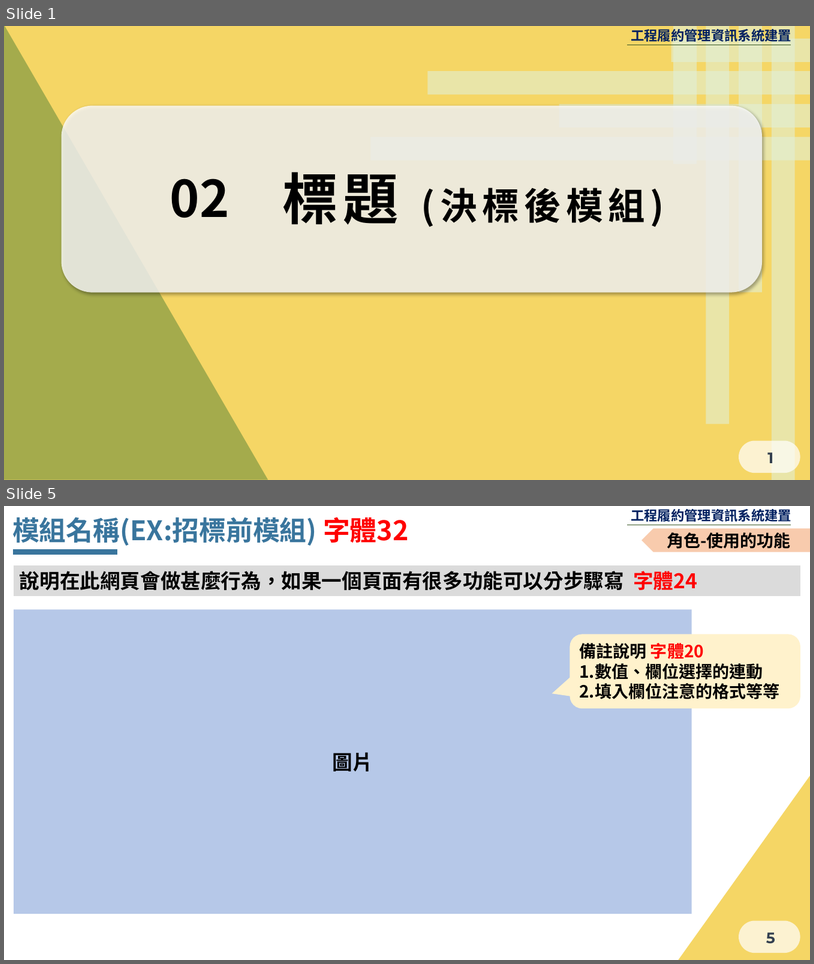
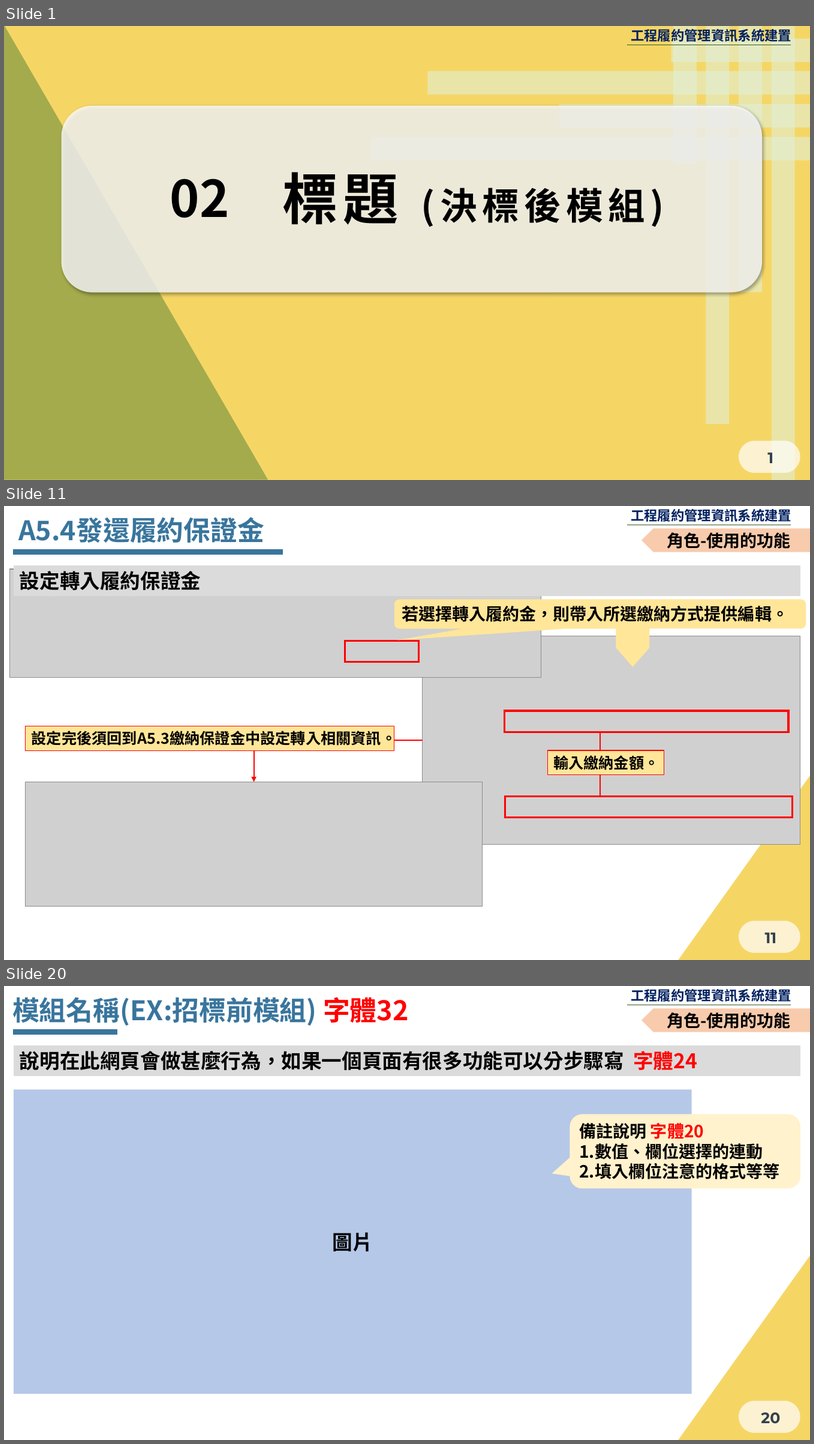
Before and after one commit to Menigo/SunriseDocument, a slide deck: 決標後.pptx. Shown one above the other, each under a label of ours: slides 1 and 5 before the commit, slides 1, 11 and 20 after it; the slides between them are not shown. The pictures are 814x964 and 814x1444 pixels, drawn with LibreOffice and Linux fonts; fonts in the diff are those of the drawing; grey boxes stand for pictures; background and template pictures are left out. Boxes give left, top, right and bottom in pixels: in the first picture for what was removed or moved away, otherwise in the second. Text is boxed around its words. In the diff, an @@ line names an element or a change of style, - is before the commit and + after.

```diff
--- a/決標後.pptx
+++ b/決標後.pptx
@@ slide 11 added at [4,506,810,960], background #F5D665; not listed: 8 template elements that a slide beside it also shows @@
@@ text added at [18,517,264,543], 32 pt, text #39759D, bold @@
+A5.4發還履約保證金
@@ pentagon arrow added at [642,528,810,552], fill #F8CBAD, 20 pt, text #000000, bold @@
+角色-使用的功能
@@ line added from (13, 552) to (283, 552), #39759D 6 pt @@
@@ picture added at [10,569,542,677] @@
@@ rectangle added at [14,565,801,595], fill #DBDBDB, 24 pt, text #000000, bold @@
+設定轉入履約保證金
@@ rounded speech box added at [395,599,807,628], fill #FFE699, 20 pt, text #000000, bold @@
+若選擇轉入履約金，則帶入所選繳納方式提供編輯。
@@ down arrow added at [616,628,650,667], fill #FFE699 @@
@@ rectangle added at [345,640,419,661], outline #FF0000 2.25 pt @@
@@ picture added at [423,636,801,844] @@
@@ rectangle added at [505,711,789,732], outline #FF0000 2.25 pt @@
@@ rectangle added at [26,726,395,750], fill #FFE699, outline #FF0000 0.75 pt, 18 pt, text #000000, bold @@
+設定完後須回到A5.3繳納保證金中設定轉入相關資訊。
@@ line added from (600, 733) to (600, 796), #FF0000 1.5 pt @@
@@ elbow arrow added from (423, 740) to (254, 782), #FF0000 1.5 pt @@
@@ rectangle added at [548,750,665,775], fill #FFE699, outline #FF0000 1 pt, 18 pt, text #000000, bold @@
+輸入繳納金額。
@@ picture added at [26,782,483,906] @@
@@ rectangle added at [506,796,794,817], outline #FF0000 2.25 pt @@
@@ what was slide 5 is now slide 20 @@
@@ page number at [761,1412,780,1423]: text changed @@
-5
+20
```
Also in this commit, not shown: 3 slides changed, 14 other slides added.
